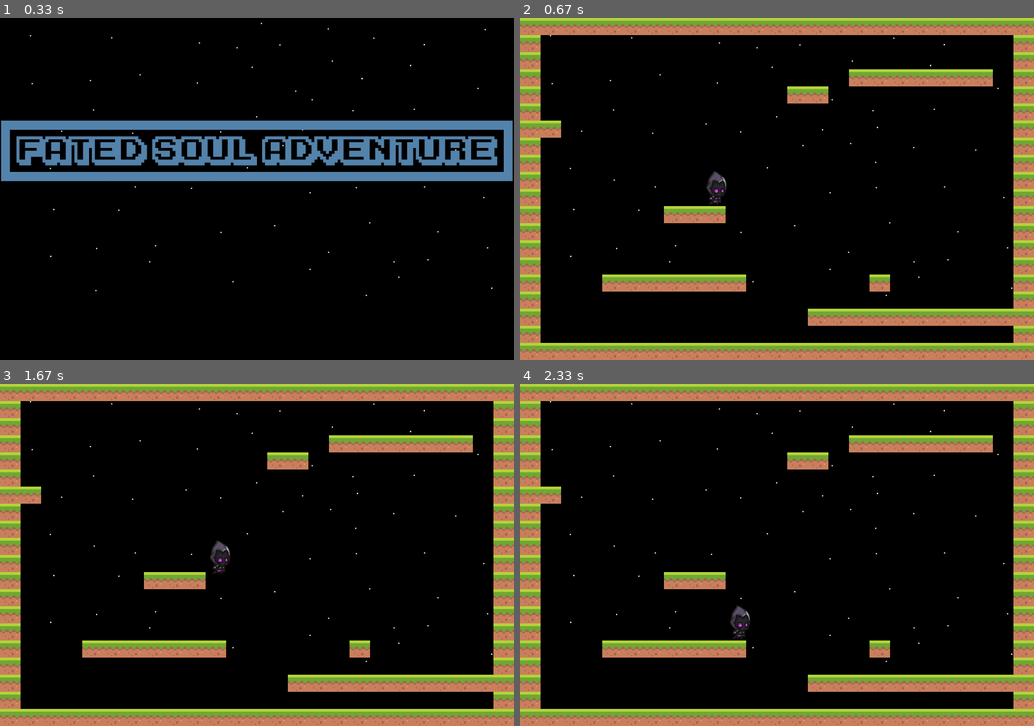
Above: before the commit, frames 1-4 (two rows, left to right).
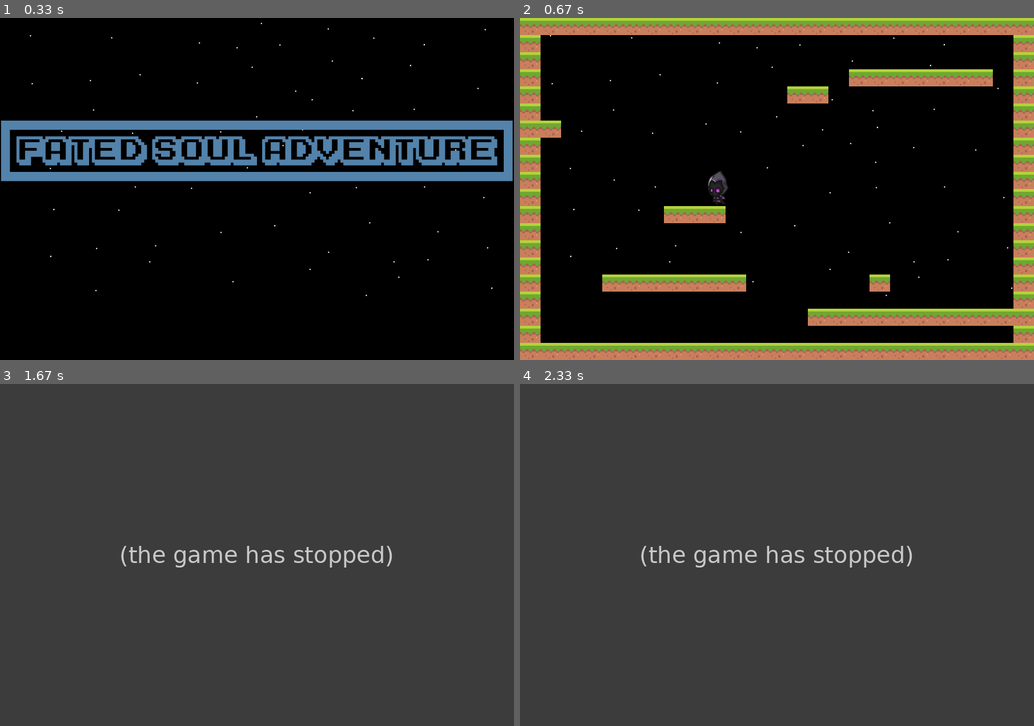
Above: after the commit, the same moments.

Repository: Ryastan/YLyceum_Game
Game: pygame game, started from Game on PyGame/main.py
The game is run twice, just before and just after one commit, with the same random seed, the same clock (stepped at 60 frames per second) and the same inputs.
Inputs:
- Up to frame 1 (0.33 s): no input
- Up to frame 2 (0.67 s): hold Right from 0.33 s (still down)
- Up to frame 3 (1.67 s): release Right at 0.8 s; hold Left 0.83-1.13 s; hold Right 1.17-1.63 s
- Up to frame 4 (2.33 s): no input

Frame 1 is identical in both runs. In frame 2, 0.1% of the frame differs, in the area x 36-41%, y 44-55%; in frame 3, 100%, in the area x 0-100%, y 0-100%; in frame 4, 100%.
After the commit the program exited at 1.63 s; later frames show no game.

Commit message:
Гружу примерную версию 1 в мейн

Diff:
--- a/Game on PyGame/hero.py
+++ b/Game on PyGame/hero.py
@@ -45,11 +45,11 @@
                 self.y_speed = -self.jump_power
 
         if left:
-            if self.condition != 1:
+            if self.condition != 3:
                 self.anim_time = 0
             if self.anim_time > 11:
                 self.anim_time = 0
-            self.condition = 1
+            self.condition = 3
             self.x_speed = MOVE_SPEED # Право = x + n
             self.image = load_image("Walking\Moving Forward_0" + str(self.anim_time) + ".png")
             print(self.anim_time, "//")
@@ -71,8 +71,20 @@
 
         if not(left or right):
             self.x_speed = 0
-            self.condition = 0
+            if self.condition == 1 or self.condition == 2:
+                self.condition = 2
+                if self.anim_time > 11:
+                    self.anim_time = 0
 
+                self.image = load_image("Walking\Moving Forward_0" + str(self.anim_time) + ".png")
+                self.image = pygame.transform.scale(self.image, (WIDTH, HEIGHT))
+            else:
+                self.condition = 4
+                if self.anim_time > 11:
+                    self.anim_time = 0
+                self.image = load_image("Walking\Moving Forward_0" + str(self.anim_time) + ".png")
+                self.image = pygame.transform.scale(self.image, (WIDTH, HEIGHT))
+                self.image = pygame.transform.flip(self.image, True, False)
         if not self.ground:
             self.y_speed += self.gravity
 
